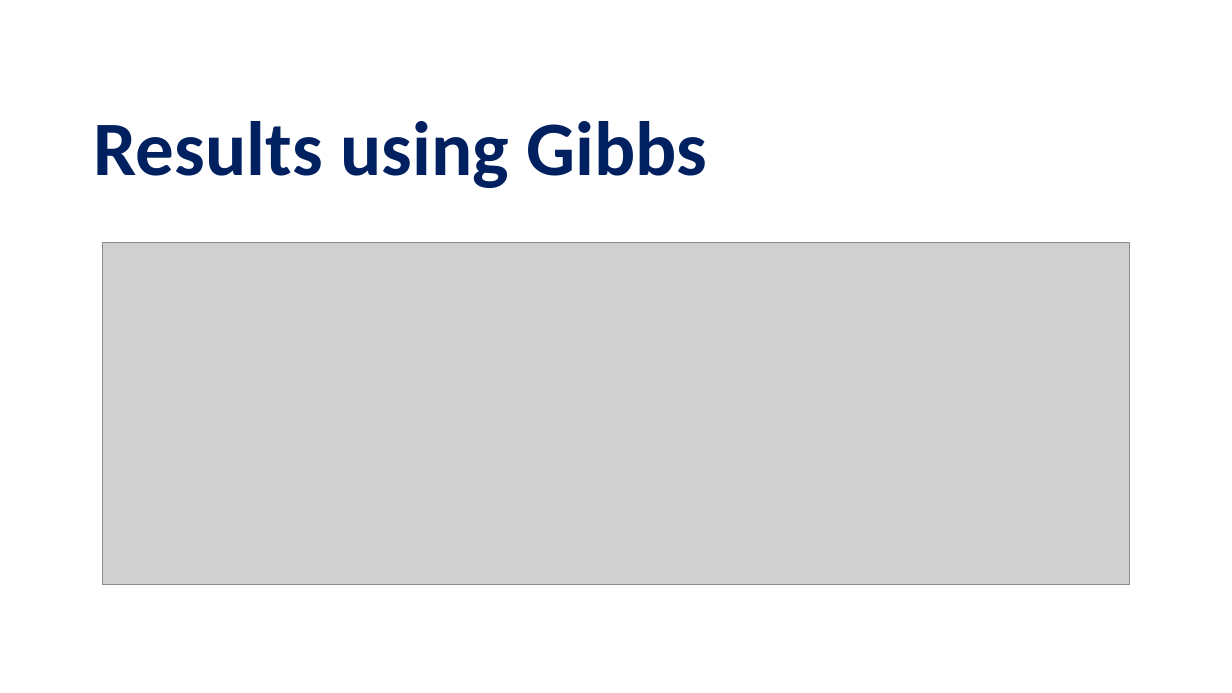
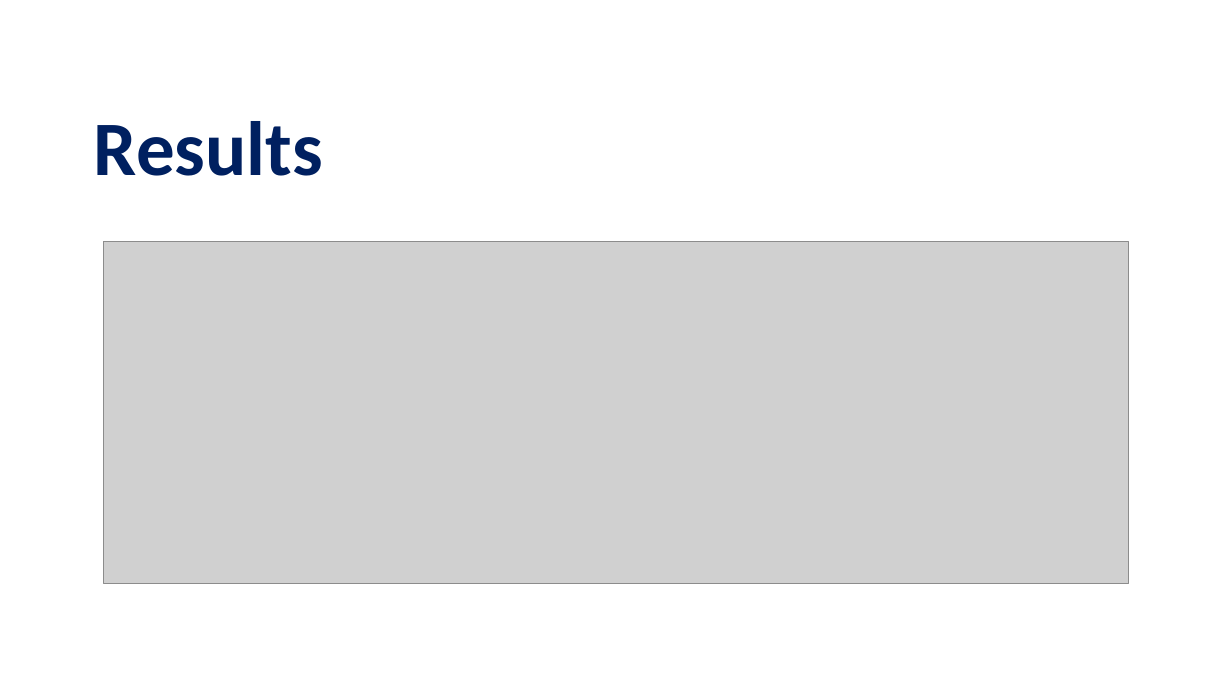
Before and after one commit to pettepiero/Ising-image-denoising, a slide deck: slide 15 of pml.pptm. Drawn at 1232x693 pixels with LibreOffice and Linux fonts; fonts in the diff are those of the drawing; grey boxes stand for pictures. Boxes give left, top, right and bottom in pixels: in the first picture for what was removed or moved away, otherwise in the second. Text is boxed around its words. In the diff, an @@ line names an element or a change of style, - is before the commit and + after.

```diff
--- a/pml.pptm
+++ b/pml.pptm
@@ title at box(94, 121, 323, 176): text changed @@
-Results using Gibbs
+Results
```
Also in this commit, not shown: 5 other slides changed, 11 slides added, 15 slides removed.
